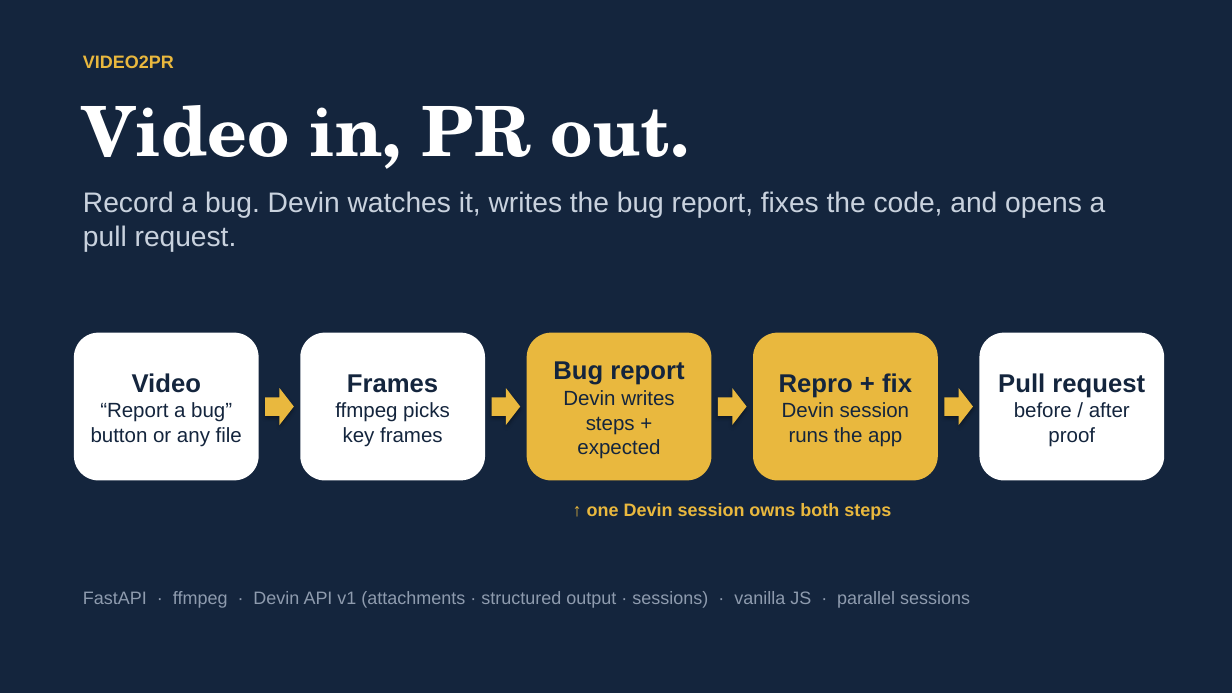
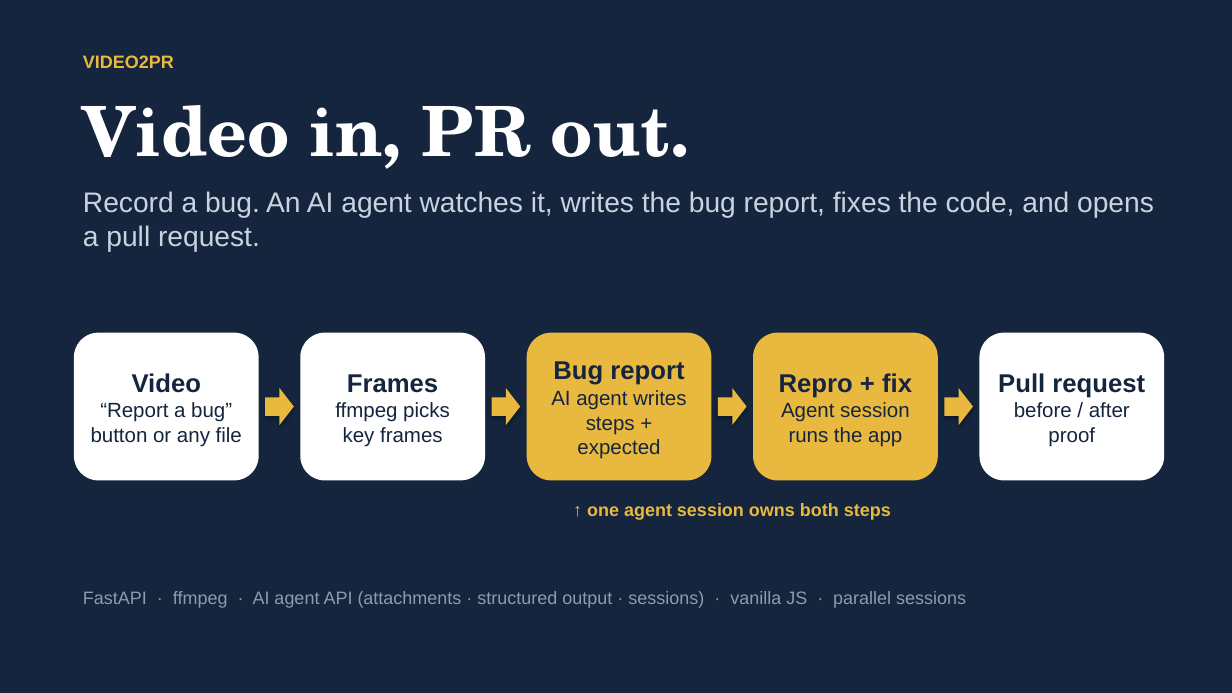
Before and after one commit to woodstock-thebrid/video2pr, a slide deck: slide 2 of docs/media/video2pr_slides.pptx. Drawn at 1232x693 pixels with LibreOffice and Linux fonts; fonts in the diff are those of the drawing. Boxes give left, top, right and bottom in pixels: in the first picture for what was removed or moved away, otherwise in the second. Text is boxed around its words. In the diff, an @@ line names an element or a change of style, - is before the commit and + after.

Commit message:
Refresh slides with AI agent wording and latest real run

```diff
--- a/docs/media/video2pr_slides.pptx
+++ b/docs/media/video2pr_slides.pptx
@@ text at (83, 191, 1154, 252): text changed @@
-Record a bug. Devin watches it, writes the bug report, fixes the code, and opens a pull request.
+Record a bug. An AI agent watches it, writes the bug report, fixes the code, and opens a pull request.
@@ text in rounded rectangle at (551, 390, 686, 410): text changed @@
-Devin writes
+AI agent writes
@@ text in rounded rectangle at (781, 402, 909, 422): text changed @@
-Devin session
+Agent session
@@ text at (587, 503, 891, 520): text changed @@
-↑ one Devin session owns both steps
+↑ one agent session owns both steps
@@ text at (83, 591, 966, 608): text changed @@
-FastAPI · ffmpeg · Devin API v1 (attachments · structured output · sessions) · vanilla JS · parallel sessions
+FastAPI · ffmpeg · AI agent API (attachments · structured output · sessions) · vanilla JS · parallel sessions
```
Also in this commit, not shown: 6 other slides changed, 4 other files.
